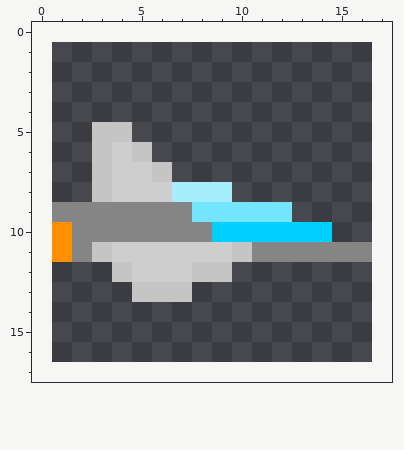
Pixel-art sprite: Assets/Sprites/pixelart16x16.png. This is how it looked before the edit.
The file is 16x16 pixels. The old version is drawn lined up with the new one, on the new canvas.
After the commit:
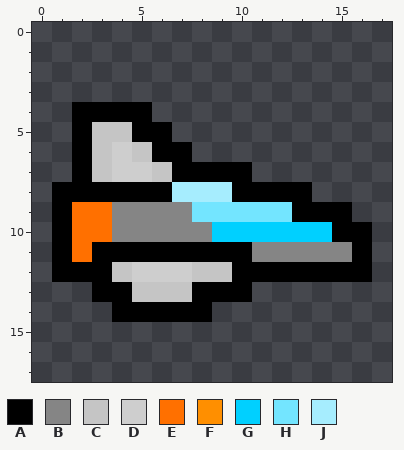
Palette (. is transparent): A #000000  B #858585  C #c5c5c5  D #cecece  E #ff7000  F #ff8f00  G #00d0ff  H #73e5ff  J #a6edfe
From old to new:
canvas 16x16 -> 18x18, the old top-left corner now at 1,1
Colour A is added in row 4 at x 2 to 5; in row 5 at x 2 and 5 to 6; in row 6 at x 2 and 6 to 7; in row 7 at x 2 and 7 to 10; in row 8 at x 1 to 2 and 10 to 13; in row 9 at x 13 to 15.
Colour A is added in row 10 at x 15 to 16; in row 12 at x 1 to 3 and 10 to 16; in row 13 at x 3 to 4 and 8 to 10; in row 14 at x 4 to 8.
Colour A replaces colour B in row 9 at x 1; in row 11 at x 16.
Colour A replaces colour C in row 8 at x 3; in row 11 at x 3 and 10.
Colour A replaces colour D in row 8 at x 4 to 6; in row 11 at x 4 to 9.
Colour A replaces colour F in rows 10 to 11 at x 1.
Colour E replaces colour B in rows 9 to 10 at x 2 to 3; in row 11 at x 2.
Where, in picture pixels (left, top, right, bottom), the same in both pictures:
changed: (52, 102, 372, 322)
